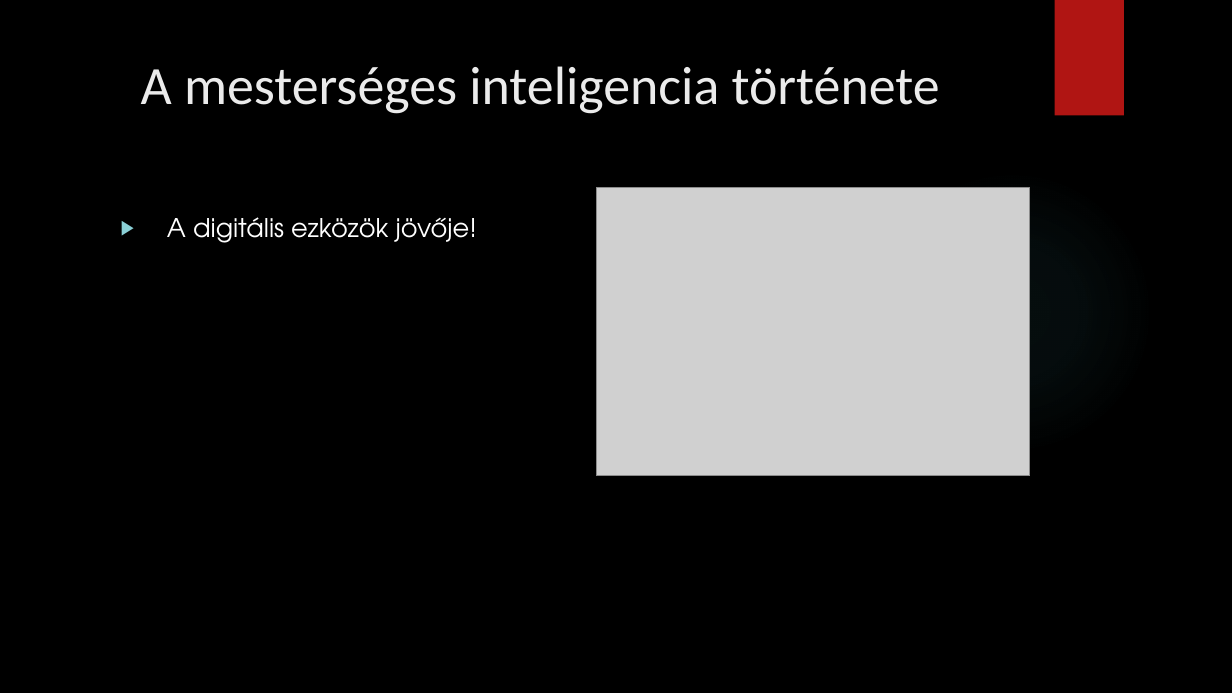
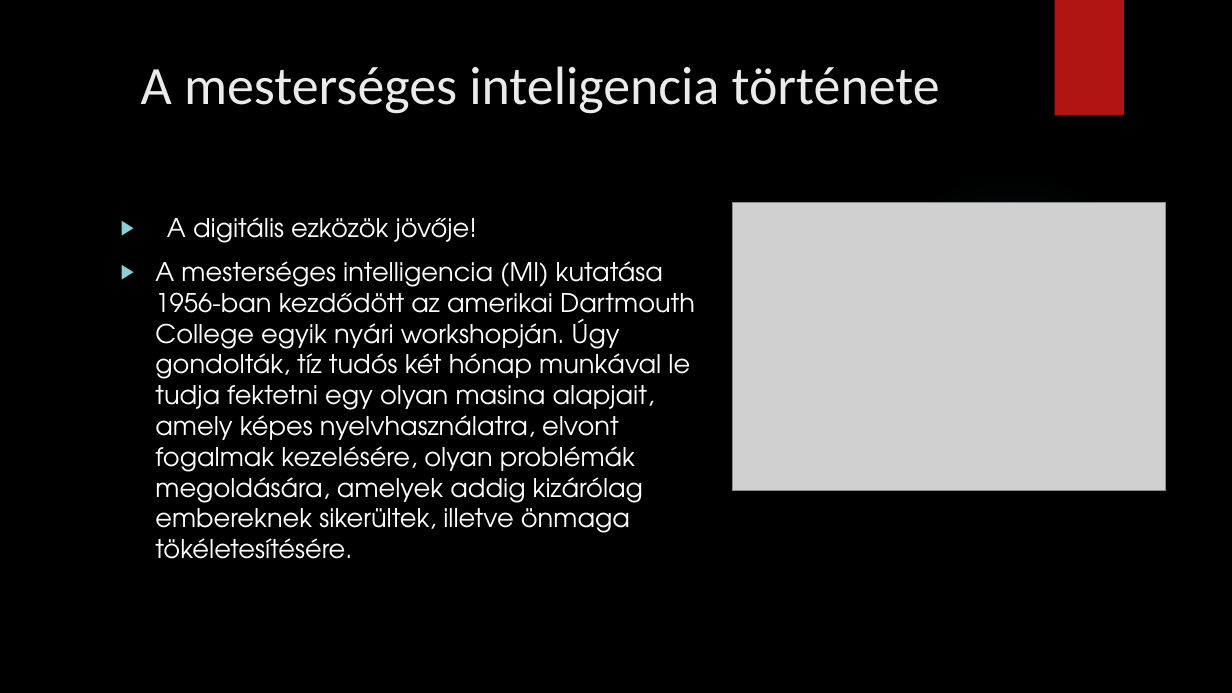
Before and after one commit to kizsi2024/12I-H, a slide deck: slide 2 of Dóra Marcell/A mesterséges inteligencia.pptx. Drawn at 1232x693 pixels with LibreOffice and Linux fonts; fonts in the diff are those of the drawing; grey boxes stand for pictures; background and template pictures are left out. Boxes give left, top, right and bottom in pixels: in the first picture for what was removed or moved away, otherwise in the second. Text is boxed around its words. In the diff, an @@ line names an element or a change of style, - is before the commit and + after.

```diff
--- a/Dóra Marcell/A mesterséges inteligencia.pptx
+++ b/Dóra Marcell/A mesterséges inteligencia.pptx
@@ picture: place and size @@
-picture at [596, 188, 1030, 476]
+picture at [733, 202, 1166, 491]
@@ text at [155, 261, 695, 559]: paragraph added @@
+▶ A mesterséges intelligencia (MI) kutatása 1956-ban kezdődött az amerikai Dartmouth College egyik nyári workshopján. Úgy gondolták, tíz tudós két hónap munkával le tudja fektetni egy olyan masina alapjait, amely képes nyelvhasználatra, elvont fogalmak kezelésére, olyan problémák megoldására, amelyek addig kizárólag embereknek sikerültek, illetve önmaga tökéletesítésére.
```
Also in this commit, not shown: 4 other slides changed, 1 other file.
